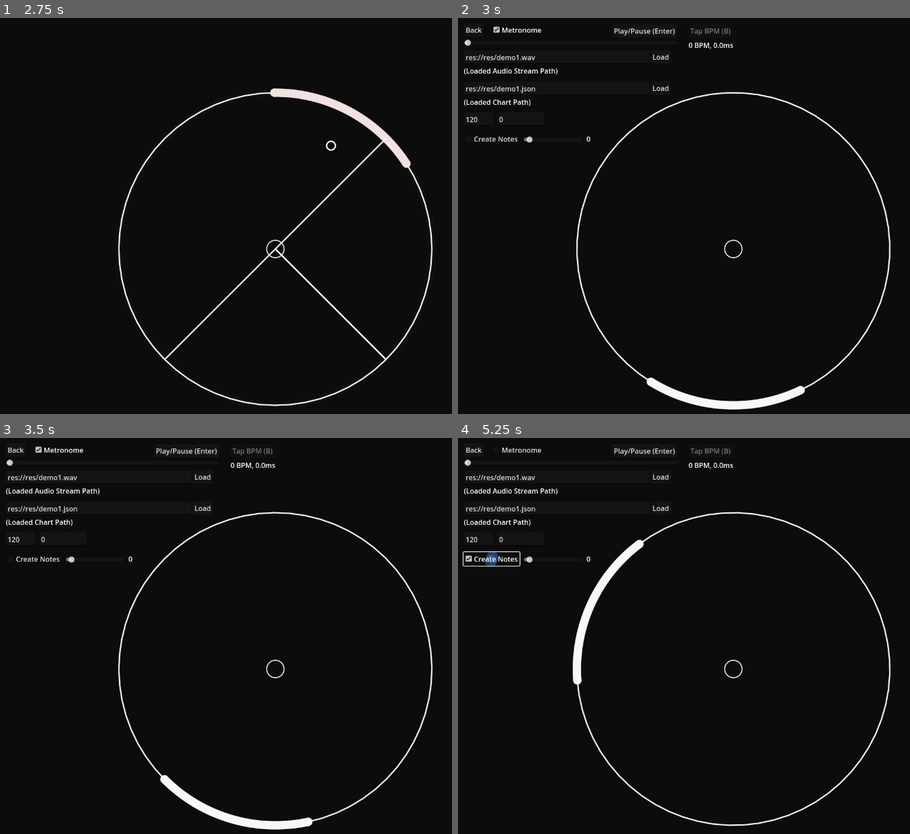
Above: before the commit, frames 1-4 (two rows, left to right).
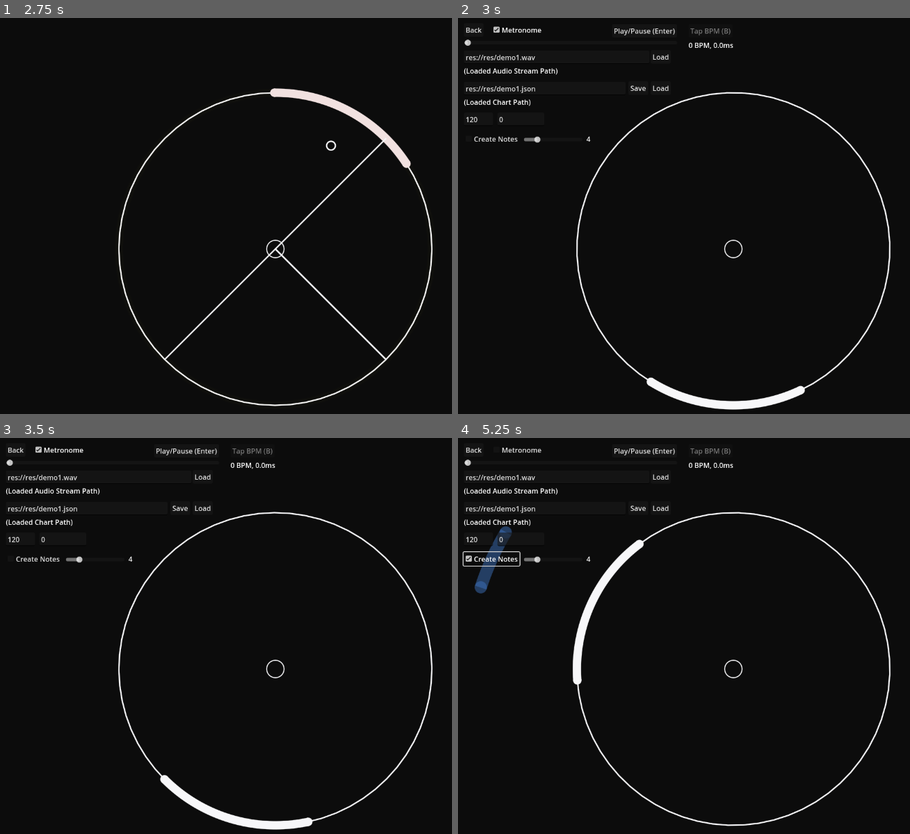
Above: after the commit, the same moments.

Repository: mougeee/marvelous-x
Game: Godot game, scene res://nodes/title_scene.tscn
Same seed, same stepped clock (60 frames per second), same inputs: the game is played once before the commit and once after it. Sound files missing from this copy of the repository are replaced by a short silence.
Inputs (mouse positions are in pixels of both pictures, inside the frame that each line leads up to):
- Up to frame 1 (2.75 s): tap Enter at 0.5 s; move the mouse to (397, 223) at 0.52 s; press the mouse at (397, 223) at 0.53 s; hold D (RightPress) 0.53-1.28 s; move the mouse to (162, 271) at 1.27 s; release the mouse at (162, 271) at 1.28 s; hold S (LeftPress) 1.28-2.03 s; tap A (CriticalPress) at 1.35 s; move the mouse to (329, 144) at 2.02 s; hold D (RightPress) from 2.03 s (still down); tap B (MapTapBPM) at 2.1 s
- Up to frame 2 (3 s): keep holding D (RightPress); move the mouse to (706, 342) at 2.77 s; click (706, 342) at 2.85 s
- Up to frame 3 (3.5 s): keep holding D (RightPress)
- Up to frame 4 (5.25 s): release D (RightPress) at 3.5 s; click (638, 509) at 3.5 s, where only the run after the commit has a clickable "Save"; click "Metronome" at 4.25 s; click "Create Notes" at 5 s

Frame 1 is identical in both runs. In frame 2, less than 0.1% of the frame differs, in the area x 15-42%, y 17-32%; in frame 3, less than 0.1%; in frame 4, 0.5%, in the area x 3-42%, y 17-40%.
Error before the commit: Invalid access of index '-1' on a base object of type: 'Array'. (res://scripts/map_scene.gd:222)
Error after the commit: Invalid access of index '-1' on a base object of type: 'Array'. (res://scripts/map_scene.gd:241)

Commit message:
press keys to insert approaching notes

Diff:
--- a/nodes/map_scene.tscn
+++ b/nodes/map_scene.tscn
@@ -103,7 +103,7 @@
 [node name="ChartSourcePath" type="LineEdit" parent="."]
 offset_left = 20.0
 offset_top = 155.0
-offset_right = 447.0
+offset_right = 392.0
 offset_bottom = 186.0
 text = "res://res/demo1.json"
 placeholder_text = "Chart Path"
@@ -135,14 +135,21 @@
 offset_right = 293.0
 offset_bottom = 296.0
 max_value = 20.0
-value = 1.0
+value = 4.0
 
 [node name="CreateNoteCoverageLabel" type="Label" parent="."]
 offset_left = 302.0
 offset_top = 275.0
 offset_right = 342.0
 offset_bottom = 298.0
-text = "0"
+text = "4"
+
+[node name="SaveChart" type="Button" parent="."]
+offset_left = 398.0
+offset_top = 154.0
+offset_right = 444.0
+offset_bottom = 185.0
+text = "Save"
 
 [connection signal="finished" from="AudioStreamPlayer" to="." method="_on_audio_stream_player_finished"]
 [connection signal="pressed" from="Back" to="." method="_on_back_pressed"]
@@ -156,3 +163,4 @@
 [connection signal="pressed" from="LoadChart" to="." method="_on_load_chart_pressed"]
 [connection signal="changed" from="CreateNoteCoverage" to="." method="_on_create_note_coverage_changed"]
 [connection signal="value_changed" from="CreateNoteCoverage" to="." method="_on_create_note_coverage_value_changed"]
+[connection signal="pressed" from="SaveChart" to="." method="_on_save_chart_pressed"]
--- a/scripts/approach_note.gd
+++ b/scripts/approach_note.gd
@@ -1,9 +1,12 @@
 extends Node2D
 
-const Keys = preload("res://scripts/globals.gd").Keys
-const key_info = preload("res://scripts/globals.gd").key_info
-const Judgements = preload("res://scripts/globals.gd").Judgements
-const judgement_info = preload("res://scripts/globals.gd").judgement_info
+const globals = preload("res://scripts/globals.gd")
+const Keys = globals.Keys
+const key_info = globals.key_info
+const Judgements = globals.Judgements
+const judgement_info = globals.judgement_info
+const NoteTypes = globals.NoteTypes
+const note_type_info = globals.note_type_info
 
 var radius = 0
 var coverage = 0.4
@@ -19,6 +22,17 @@
 @export var temporary = false
 
 signal pressed
+
+
+func to_json(time: float) -> Dictionary:
+	#{"y": 0, "t": 8.0, "r": -2.0, "c": 0.0, "k": 2},
+	return {
+		"y": note_type_info[NoteTypes.APPROACH]['code'],
+		't': time,
+		'r': rotation,
+		'c': coverage,
+		'k': key_info[key]['code']
+	}
 
 
 func resize() -> void:
--- a/scripts/map_scene.gd
+++ b/scripts/map_scene.gd
@@ -149,6 +149,25 @@
 		note_nodes.append(note)
 		$Centering.add_child(note)
 
+		# insert note in correct position
+		if Input.is_action_just_pressed("LeftPress") or Input.is_action_just_pressed("RightPress"):
+			note.key = Keys.LEFT if Input.is_action_just_pressed("LeftPress") else Keys.RIGHT
+			var t = time + 1.0 - note.process / chart['speed'] - offset
+			var json = note.to_json(t)
+
+			# insert in right position
+			var left = 0
+			var right = notes.size()
+			while left < right:
+				var mid_index = (left + right) / 2
+				var mid = notes[mid_index]['t']
+
+				if mid < t:
+					left = mid_index + 1
+				else:
+					right = mid_index
+			notes.insert(left, json)
+
 	# metronome bpm
 	if chart:
 		for i in range(chart['bpm'].size()):
@@ -254,3 +273,7 @@
 
 func _on_create_note_coverage_value_changed(value: float) -> void:
 	$CreateNoteCoverageLabel.text = str(value)
+
+
+func _on_save_chart_pressed() -> void:
+	print(notes)
--- a/scripts/trap_note.gd
+++ b/scripts/trap_note.gd
@@ -80,5 +80,5 @@
 			-coverage/2, coverage/2, coverage * 50, color, width,
 			true
 		)
-		draw_circle(radius * Vector2(cos(-coverage/2), sin(-coverage/2)), width / 2, color, true, 1, true)
-		draw_circle(radius * Vector2(cos(coverage/2), sin(coverage/2)), width / 2, color, true, 1, true)
+		draw_circle(radius * Vector2(cos(-coverage/2), sin(-coverage/2)), width / 2, color, true, -1, true)
+		draw_circle(radius * Vector2(cos(coverage/2), sin(coverage/2)), width / 2, color, true, -1, true)
